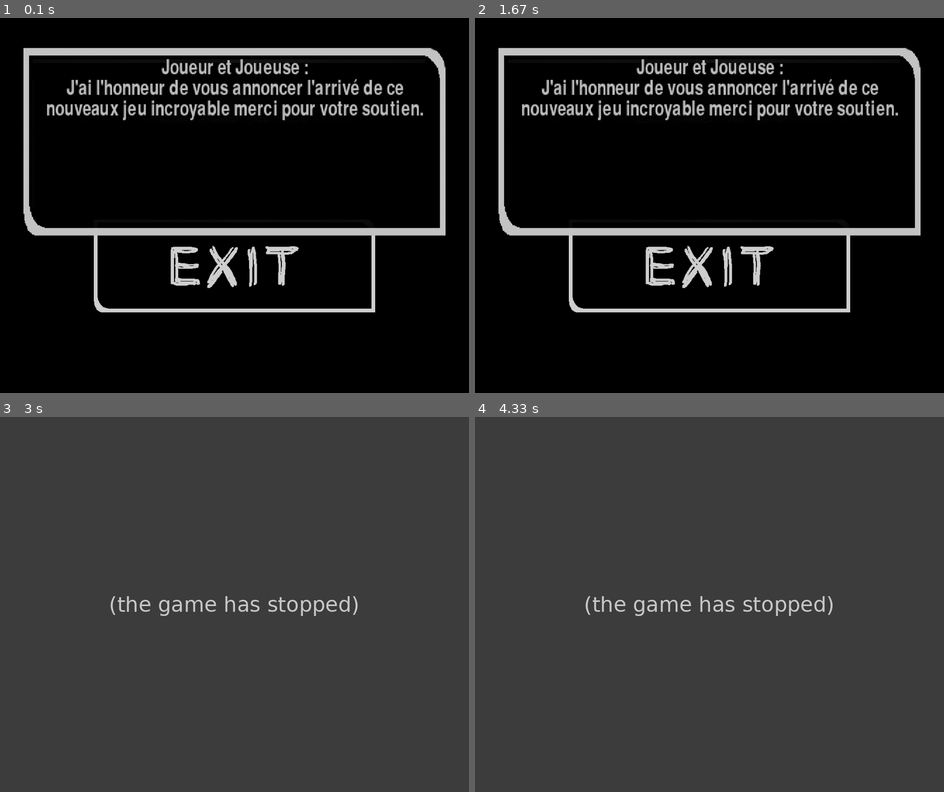
Above: before the commit, frames 1-4 (two rows, left to right).
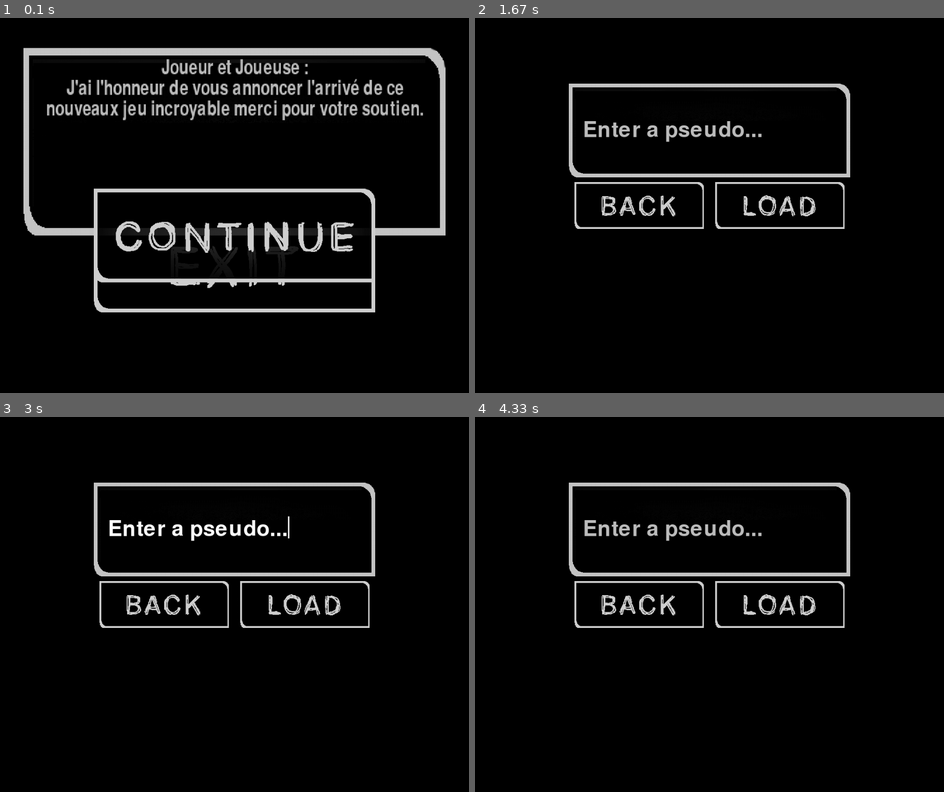
Above: after the commit, the same moments.

Repository: P4UL-M/Peer2peer-Pygame
Game: pygame game, started from main.py
The game is run twice, just before and just after one commit, with the same random seed, the same clock (stepped at 60 frames per second) and the same inputs.
Inputs (mouse positions are in pixels of both pictures, inside the frame that each line leads up to):
- Up to frame 1 (0.1 s): no input
- Up to frame 2 (1.67 s): click (690, 220) at 0.38 s; click (709, 141) at 0.72 s; press the mouse at (709, 130) at 1.03 s; move the mouse to (662, 138) at 1.13 s; release the mouse at (611, 145) at 1.27 s; press the mouse at (779, 205) at 1.37 s; move the mouse to (728, 145) at 1.47 s; release the mouse at (671, 85) at 1.6 s
- Up to frame 3 (3 s): press the mouse at (234, 529) at 1.7 s; move the mouse to (145, 563) at 1.8 s; release the mouse at (60, 593) at 1.93 s; click (121, 608) at 2.05 s; press the mouse at (234, 664) at 2.37 s; move the mouse to (290, 619) at 2.47 s; release the mouse at (351, 570) at 2.6 s; press the mouse at (234, 529) at 2.7 s; move the mouse to (187, 582) at 2.8 s; release the mouse at (136, 634) at 2.93 s
- Up to frame 4 (4.33 s): press the mouse at (709, 529) at 3.03 s; move the mouse to (639, 567) at 3.13 s; release the mouse at (568, 608) at 3.27 s; press the mouse at (709, 529) at 3.37 s; move the mouse to (657, 499) at 3.47 s; release the mouse at (601, 465) at 3.6 s; press the mouse at (639, 604) at 3.7 s; move the mouse to (700, 630) at 3.8 s; release the mouse at (765, 657) at 3.93 s

The runs differ from the first frame. In frame 1, 4.4% of the frame differs, in the area x 20-80%, y 45-71%; in frame 2, 14%; in frame 3, 100%, in the area x 0-100%, y 0-100%; in frame 4, 100%.
Before the commit the program exited at 2.93 s; later frames show no game.

Commit message:
Fix alertbox

Diff:
--- a/lib/pygame_menu.py
+++ b/lib/pygame_menu.py
@@ -259,7 +259,13 @@
         self.text_size = 10
 
         self.FONT = py.font.Font(None,self.text_size)
-        #self.txt_surface = self.FONT.render(self.paceHolder, True, self.text_color)
+
+        self.childs:list[Button] = list()
+
+    def set_rect(self, coord: Vector2):
+        super().set_rect(coord)
+        for _button in self.childs:
+            self.rect = self.rect.union(_button.rect)
 
     def get_text_size(self):
         i = self.surface.get_height()
@@ -287,8 +293,13 @@
         setattr(self,"Enter_func",wrap)
         return True
 
-    def Handle(self, event:py.event.Event):
-        self.Enter_func(event)
+    def add_button(self,func):
+        _button = func()
+        if type(_button) == Button:
+            self.childs.append(_button)
+            self.set_rect(self.position)
+        else:
+            print("alert box can only have button child")
 
     def set_text(self,text,wrap_lenght=None,align_center=False):
         self.text = text
@@ -314,6 +325,23 @@
                 x = self.surface.get_width()//2 - txt_surface.get_width()//2
             self.surface.blit(txt_surface,(x,y))
             y += txt_surface.get_height()
+
+    def Event(self, event):
+        print("can't use this on an alertbox")
+
+    def Handle(self, event:py.event.Event):
+        self.Enter_func(event)
+        for _button in self.childs:
+            _button.Handle(event)
+
+    def draw(self, ecran):
+        super().draw(ecran)
+        for _button in self.childs:
+            _button.draw(ecran)
+
+    def Update(self,*args, **kargs):
+        for _button in self.childs:
+            _button.Update(*args,**kargs)
 
     def Enter_func(self,_event): ...
 
--- a/main.py
+++ b/main.py
@@ -3,18 +3,14 @@
 from var.globals import PATH
 from client_main import server
 from lib.tools import ConnRejected
-import pygame
-from os import path
-
-directory = path.dirname(path.realpath(__file__))
 
 game = Window("MySuperGame",Vector2(1000,800),PATH / "assets" / "bg.png")
 
 principale = Menu("principale",childs=["Play"])
 
-pygame.font.init()
-font = pygame.font.SysFont("Sans", 22)
-
+game.actual_menu = principale
+
+#region main_menu
 @principale.add_sprite
 def exit_button():
     _button = Button(
@@ -58,12 +54,35 @@
     _alert.set_scale(Vector2(1.5,2.0))
     _alert.set_position(Vector2(0.5,0.33))
 
+    @_alert.add_button
+    def validate_button():
+        _button = Button(
+            name=f"validate_alert_{_alert.name}",
+            path=PATH / "assets" / "Continue.png",
+            layer=_alert.layer
+        )
+        pos = Vector2(
+            _alert.position.x + _button.surface.get_width()//4,
+            _alert.position.y + int(_button.surface.get_height()*1.5))
+
+        _button.set_position(pos,TopLeft=True)
+
+        @_button.on_click
+        def close():
+            _alert.isactive = False
+            for _button in _alert.childs:
+                _button.isactive = False
+
+        return _button
 
     @_alert.on_enter
     def close():
         _alert.isactive = False
+        for _button in _alert.childs:
+            _button.isactive = False
 
     return _alert
+#endregion
 
 #region connection portal
 secondaire = Menu("Play",parent="principale",childs="Connecting",background= PATH / "assets" / "bg_control.png")
@@ -168,7 +187,7 @@
 def back_button():
     _button = Button(
         name="back",
-        path=f"{directory}/assets/Back_Button.png"
+        path=PATH / "assets" / "Back_Button.png"
     )
 
     _button.set_scale(Vector2(0.5,0.5))
@@ -201,8 +220,6 @@
 
     return _button
 #endregion
-
-game.actual_menu = principale
 
 if __name__ == '__main__':
     try:
Not shown, changed: README.md
